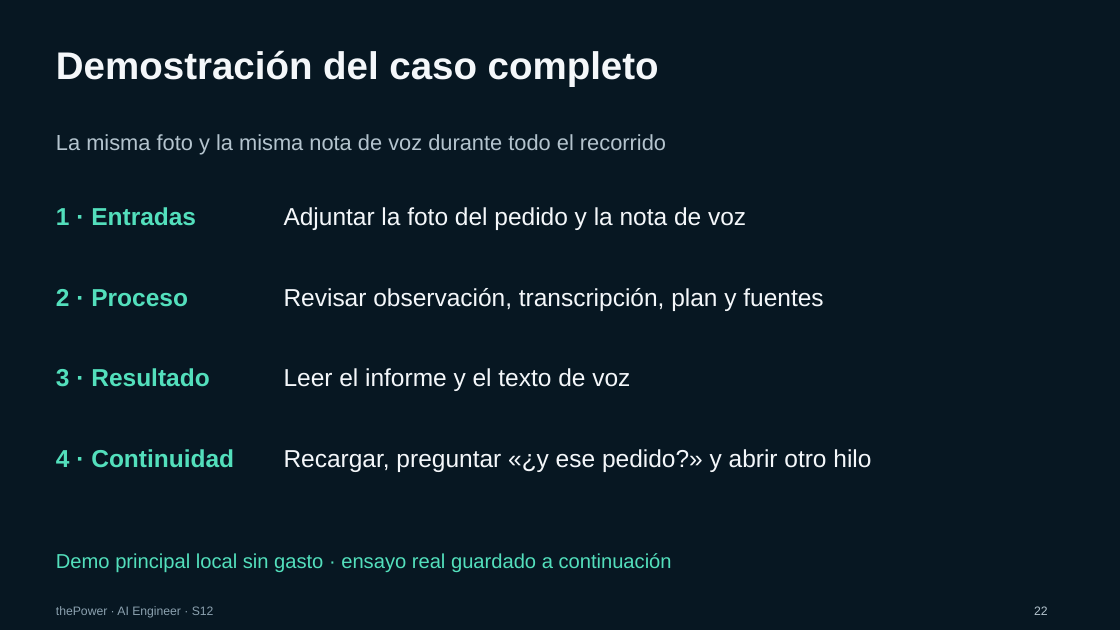
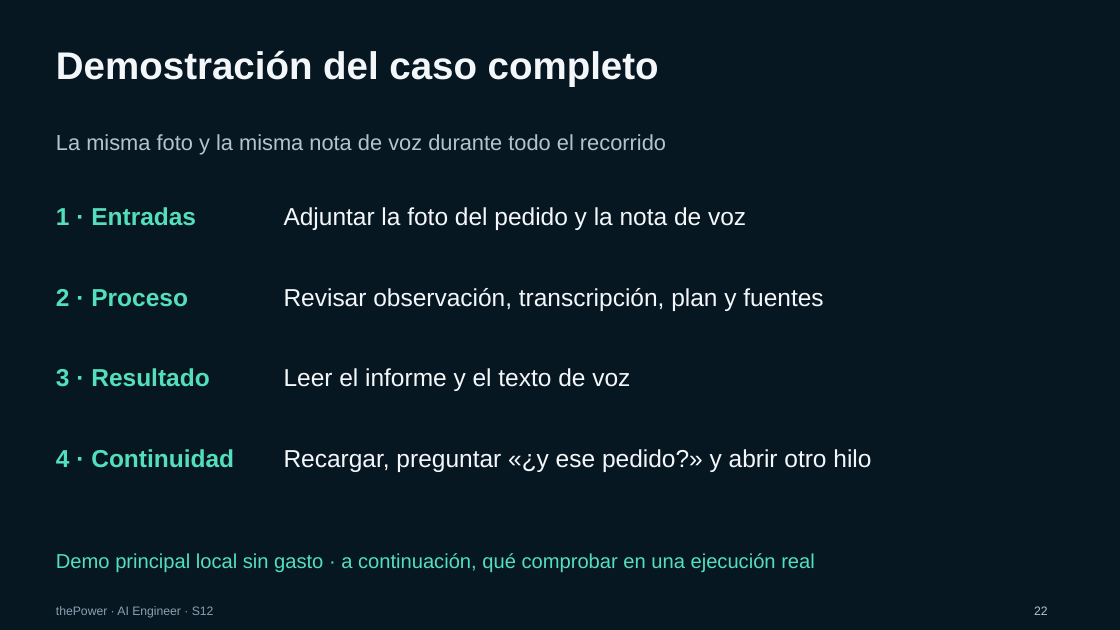
Before and after one commit to JoseAntonioNuevo/thepower-rag, a slide deck: slide 22 of material/S12/S12-deep-research-multimodal.pptx. Drawn at 1120x630 pixels with LibreOffice and Linux fonts; fonts in the diff are those of the drawing; background and template pictures are left out. Boxes give left, top, right and bottom in pixels: in the first picture for what was removed or moved away, otherwise in the second. Text is boxed around its words. In the diff, an @@ line names an element or a change of style, - is before the commit and + after.

```diff
--- a/material/S12/S12-deep-research-multimodal.pptx
+++ b/material/S12/S12-deep-research-multimodal.pptx
@@ text at (x1=56, y1=553, x2=815, y2=572): text changed @@
-Demo principal local sin gasto · ensayo real guardado a continuación
+Demo principal local sin gasto · a continuación, qué comprobar en una ejecución real
```
Also in this commit, not shown: 2 other slides changed, 14 other files.
